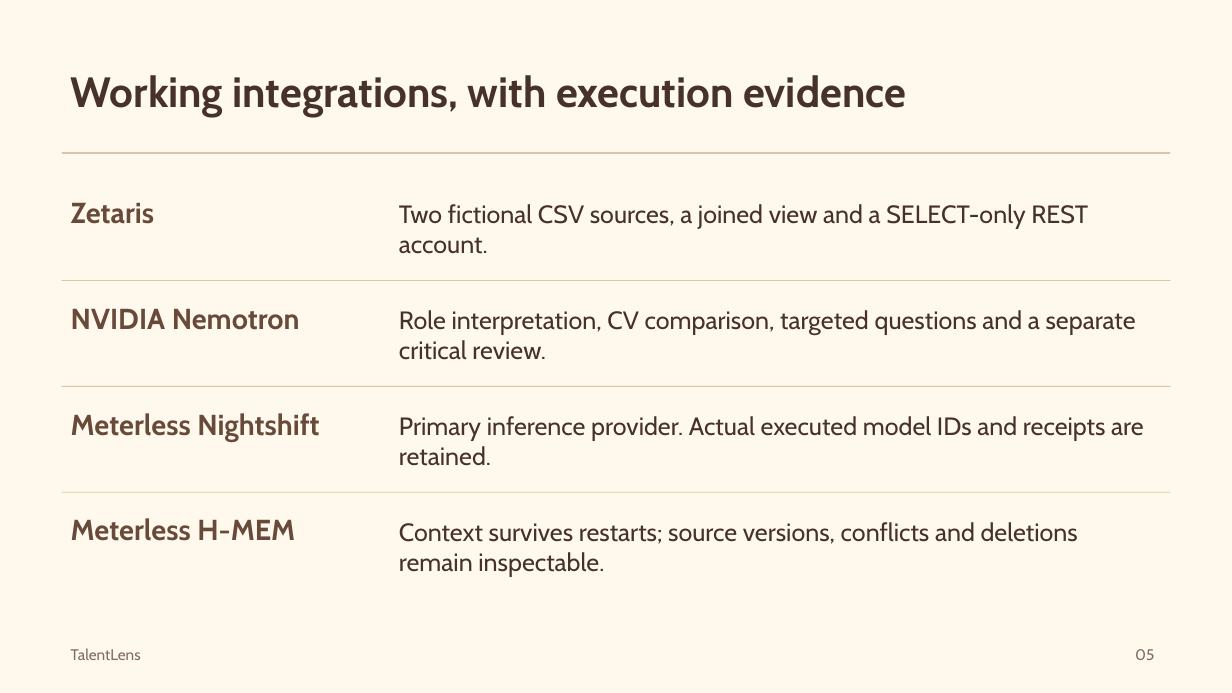
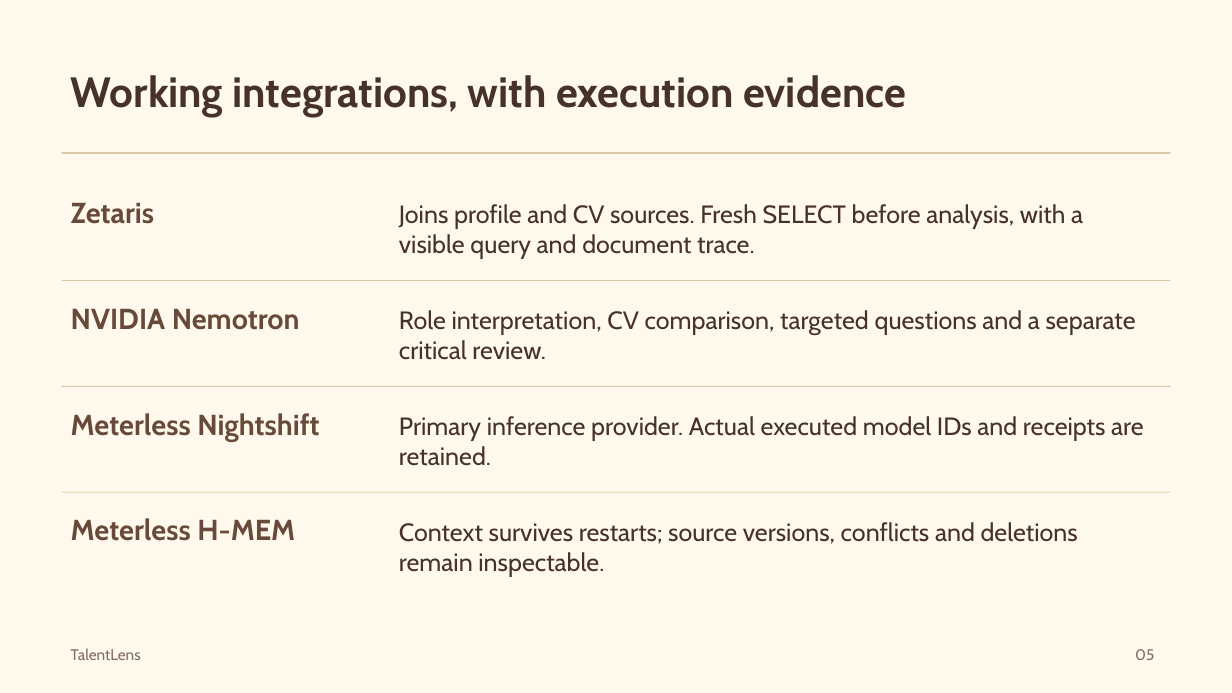
Before and after one commit to oveun-software/hackaton, a slide deck: slide 5 of submission/TalentLens-Deck.pptx. Drawn at 1232x693 pixels with LibreOffice and Linux fonts; fonts in the diff are those of the drawing. Boxes give left, top, right and bottom in pixels: in the first picture for what was removed or moved away, otherwise in the second. Text is boxed around its words. In the diff, an @@ line names an element or a change of style, - is before the commit and + after.

Commit message:
Query Zetaris before analysis and expose source provenance

```diff
--- a/submission/TalentLens-Deck.pptx
+++ b/submission/TalentLens-Deck.pptx
@@ text at [399,204,1083,258]: text changed @@
-Two fictional CSV sources, a joined view and a SELECT-only REST account.
+Joins profile and CV sources. Fresh SELECT before analysis, with a visible query and document trace.
```
Also in this commit, not shown: 2 other slides changed, 21 other files.
